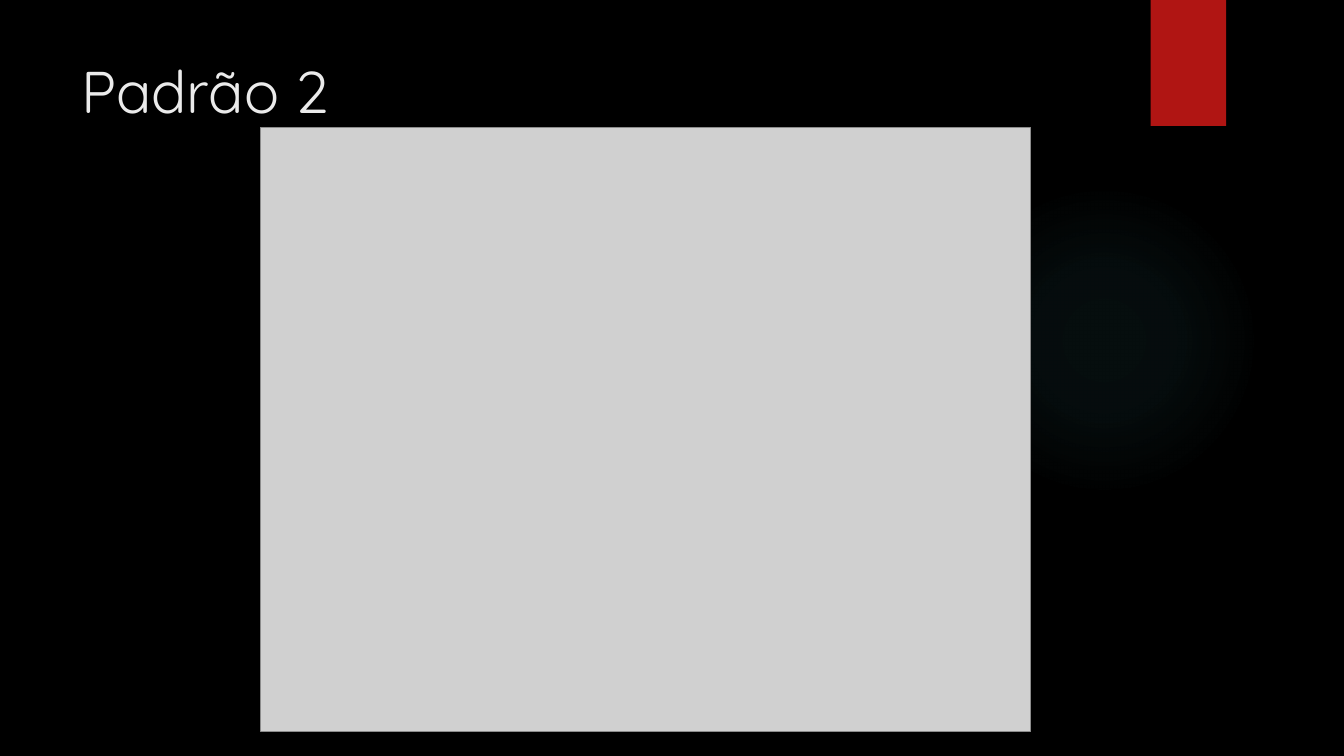
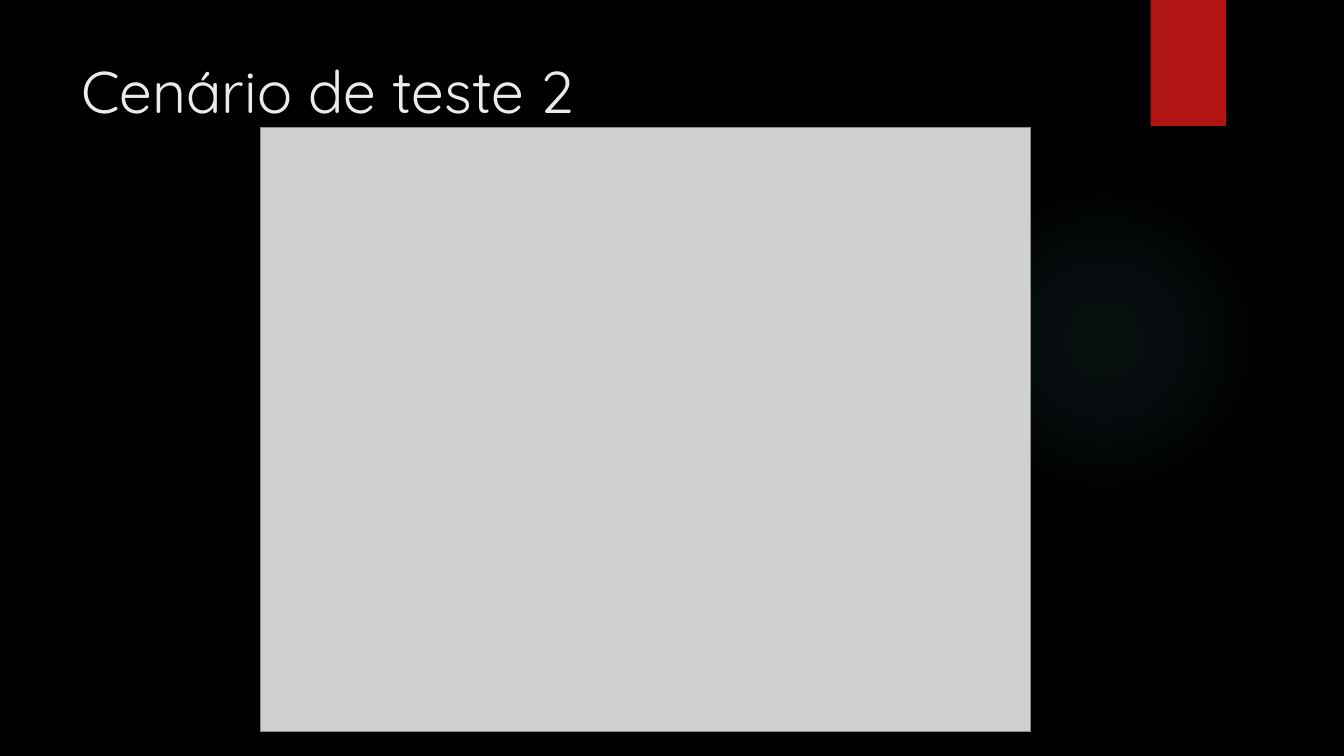
Before and after one commit to BrunoColin/JogoXadrez, a slide deck: slide 5 of res/Testes unitários – Jogo de Xadrez.pptx (slide 3 before the commit). Drawn at 1344x756 pixels with LibreOffice and Linux fonts; fonts in the diff are those of the drawing; grey boxes stand for pictures; background and template pictures are left out. Boxes give left, top, right and bottom in pixels: in the first picture for what was removed or moved away, otherwise in the second. Text is boxed around its words. In the diff, an @@ line names an element or a change of style, - is before the commit and + after.

```diff
--- a/res/Testes unitários – Jogo de Xadrez.pptx
+++ b/res/Testes unitários – Jogo de Xadrez.pptx
@@ title at (x1=81, y1=69, x2=574, y2=129): text changed @@
-Padrão 2
+Cenário de teste 2
```
Also in this commit, not shown: 2 other slides changed, 3 slides added, 1 other file.
